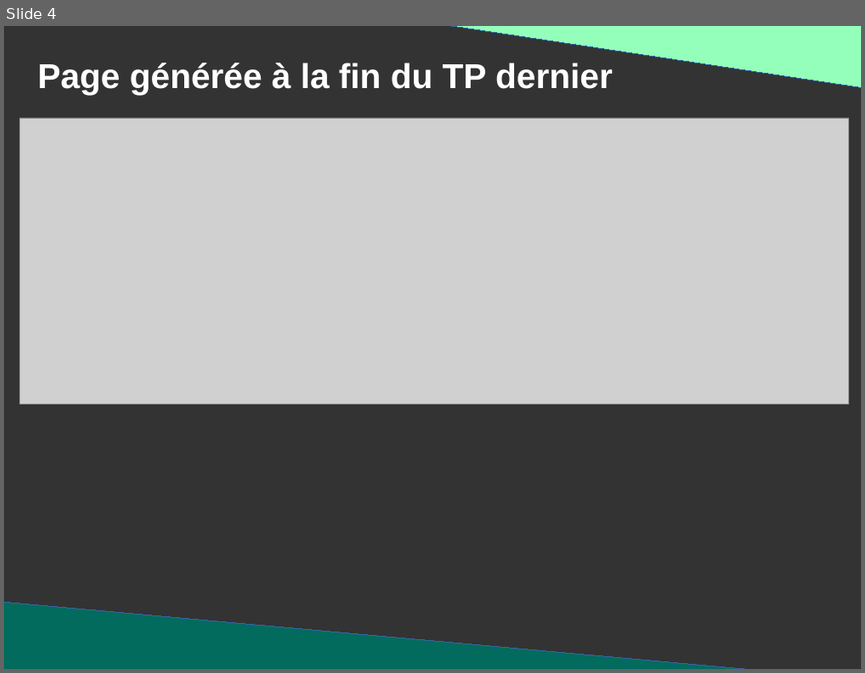
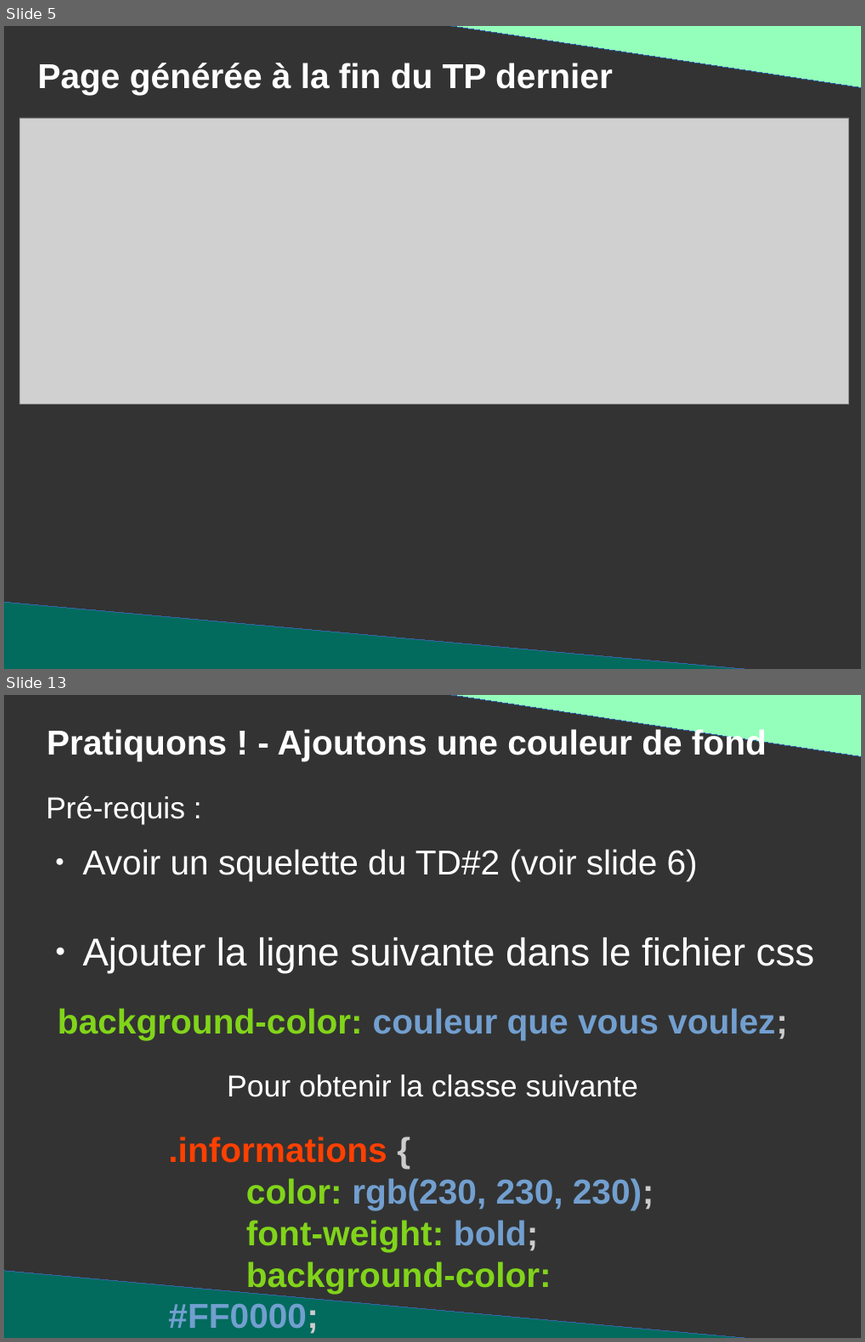
Before and after one commit to DanYellow/presentations, a slide deck: mmi/html/travaux-pratiques/numero-2/presentation.odp. Shown one above the other, each under a label of ours: slide 4 before the commit, slides 5 and 13 after it; the slides between them are not shown. The pictures are 865x673 and 865x1342 pixels, drawn with LibreOffice and Linux fonts; fonts in the diff are those of the drawing; grey boxes stand for pictures. Boxes give left, top, right and bottom in pixels: in the first picture for what was removed or moved away, otherwise in the second. Text is boxed around its words. In the diff, an @@ line names an element or a change of style, - is before the commit and + after.

```diff
--- a/mmi/html/travaux-pratiques/numero-2/presentation.odp
+++ b/mmi/html/travaux-pratiques/numero-2/presentation.odp
@@ slide 13 added at (x1=4, y1=695, x2=861, y2=1338), background #333333 @@
@@ right triangle added at (x1=421, y1=695, x2=861, y2=757), fill #94FFBA, outline #3465A4 0 pt @@
@@ title added at (x1=46, y1=727, x2=766, y2=761), 32 pt, text #FFFFFF, bold @@
+Pratiquons ! - Ajoutons une couleur de fond
@@ text added at (x1=46, y1=795, x2=698, y2=881), 32 pt, text #FFFFFF @@
+Pré-requis :
+● Avoir un squelette du TD#2 (voir slide 6)
@@ text added at (x1=83, y1=937, x2=815, y2=973), 36 pt, text #FFFFFF @@
+● Ajouter la ligne suivante dans le fichier css
@@ text added at (x1=58, y1=1008, x2=788, y2=1040), 32 pt, text #729FCF, bold @@
+background-color: couleur que vous voulez;
@@ text added at (x1=227, y1=1074, x2=638, y2=1097), 28 pt, text #FFFFFF @@
+Pour obtenir la classe suivante
@@ text added at (x1=168, y1=1136, x2=653, y2=1333), 32 pt, text #81D41A, bold @@
+.informations {
+color: rgb(230, 230, 230);
+font-weight: bold;
+background-color: #FF0000;
+}
@@ right triangle added at (x1=4, y1=1270, x2=805, y2=1338), fill #026B5D, outline #3465A4 0 pt @@
@@ what was slide 4 is now slide 5 @@
```
Also in this commit, not shown: 4 slides changed, 29 other slides added, 1 slide removed, 3 other files.
